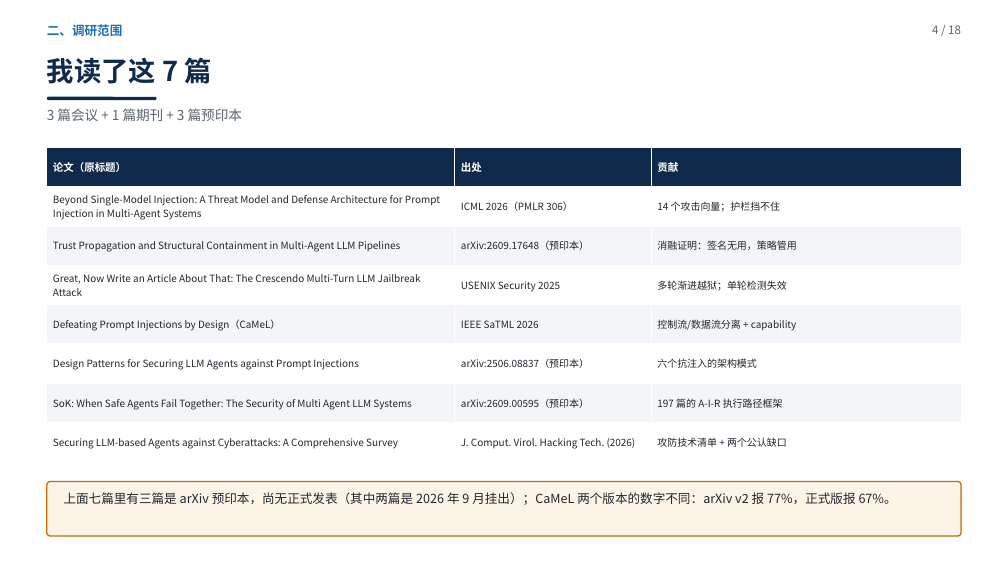
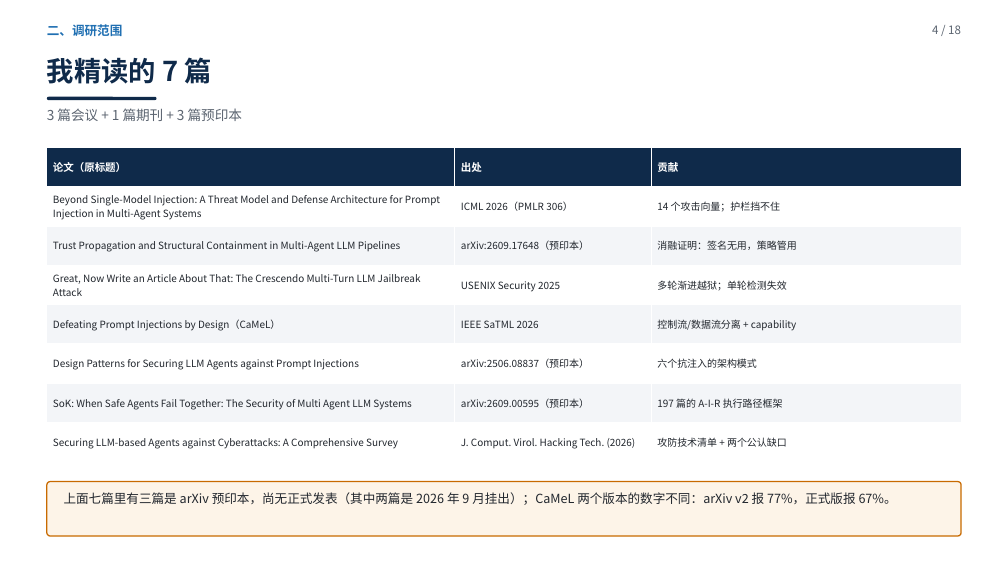
Before and after one commit to yiiiiiii1/multi-agent-remote-sensing, a slide deck: slide 4 of 阶段2-卫星多智能体防御/presentations/新方向调研汇报.pptx. Drawn at 1008x567 pixels with LibreOffice and Linux fonts; fonts in the diff are those of the drawing. Boxes give left, top, right and bottom in pixels: in the first picture for what was removed or moved away, otherwise in the second. Text is boxed around its words. In the diff, an @@ line names an element or a change of style, - is before the commit and + after.

```diff
--- a/阶段2-卫星多智能体防御/presentations/新方向调研汇报.pptx
+++ b/阶段2-卫星多智能体防御/presentations/新方向调研汇报.pptx
@@ text at (47,54,212,89): text changed @@
-我读了这 7 篇
+我精读的 7 篇
```
Also in this commit, not shown: 3 other slides changed, 2 slides added, 2 slides removed, 3 other files.
